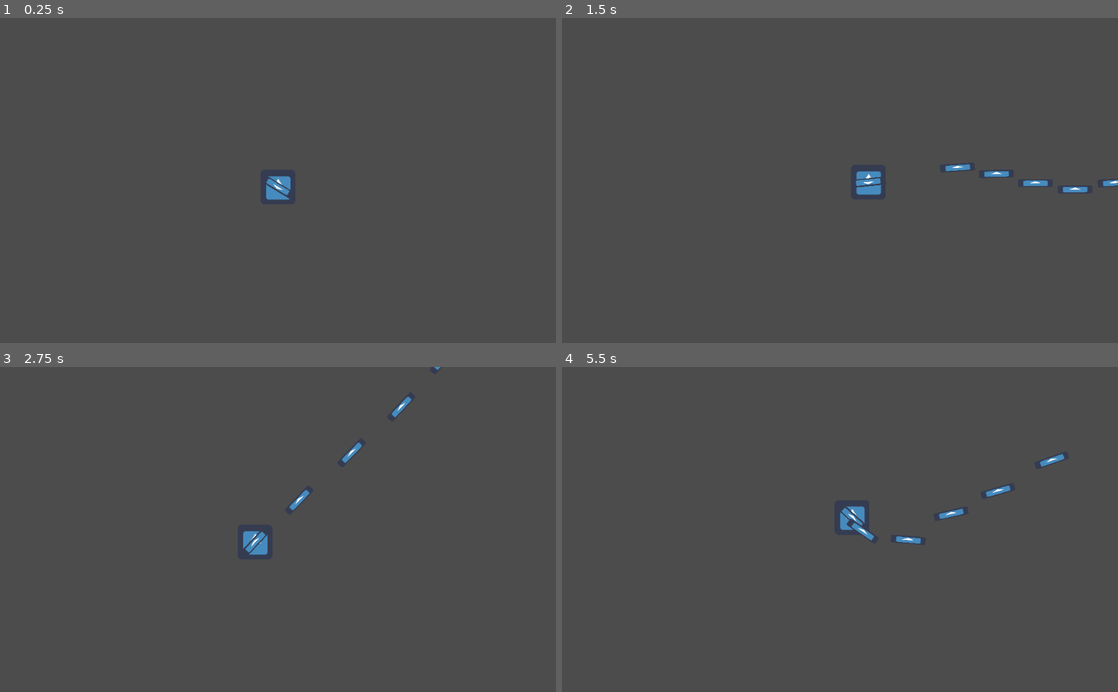
Above: before the commit, frames 1-4 (two rows, left to right).
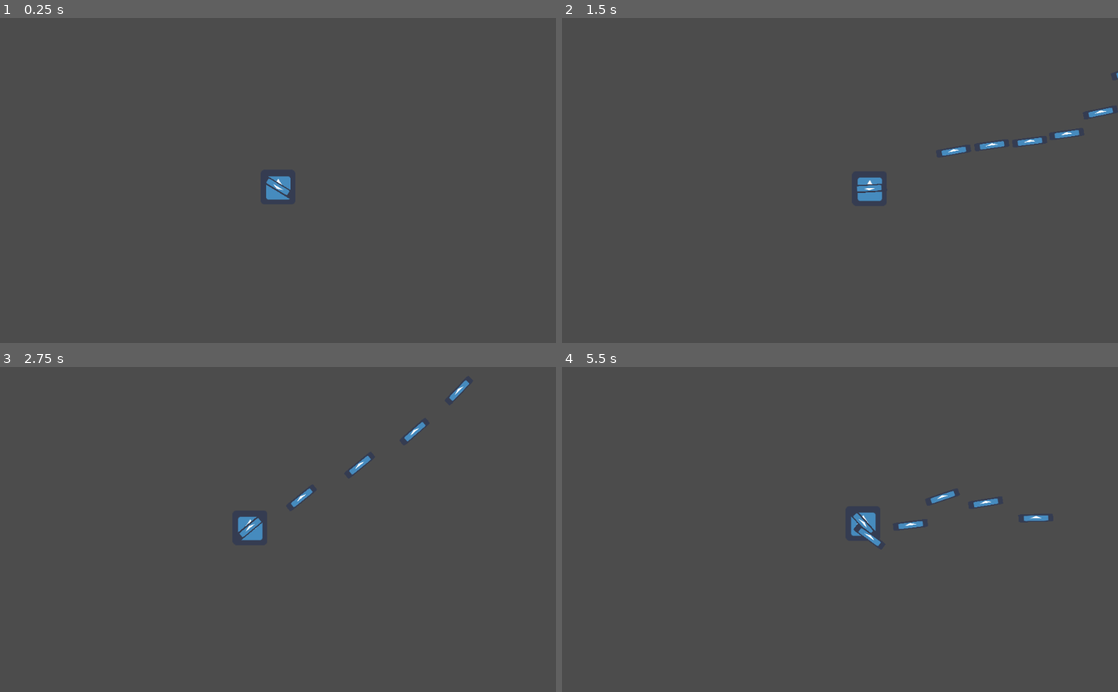
Above: after the commit, the same moments.

Repository: KawanWeege/patogonia_project
Game: Godot game, scene res://cena_principal.tscn
Two runs of this game, one before a commit and one after it. Both use one fixed random seed, a clock stepped at 60 frames per second and the inputs below. The project has no main scene, so this scene is started directly. The engine's default icon, where the game draws it, is replaced by a stand-in: a white triangle on a blue panel in a dark square.
Inputs (mouse positions are in pixels of both pictures, inside the frame that each line leads up to):
- Up to frame 1 (0.25 s): no input
- Up to frame 2 (1.5 s): move the mouse to (962, 164) at 0.52 s; press the mouse at (962, 164) at 0.53 s; hold D (andar_para_direita) from 0.53 s (still down); tap Space (pular) at 0.77, 0.8, 1.07, 1.35 s; move the mouse to (728, 196) at 1.27 s; release the mouse at (728, 196) at 1.28 s
- Up to frame 3 (2.75 s): tap Space (pular) at 1.52, 1.82, 2.3 s; click (166, 545) at 1.55 s; move the mouse to (333, 458) at 2.02 s; release D (andar_para_direita) at 2.03 s; press the mouse at (333, 458) at 2.03 s; hold A (andar_para_esquerda) from 2.03 s (still down)
- Up to frame 4 (5.5 s): move the mouse to (812, 594) at 2.77 s; release A (andar_para_esquerda) at 2.78 s; release the mouse at (812, 594) at 2.78 s; hold D (andar_para_direita) 2.78-4.28 s; click (812, 594) at 2.85 s; tap Space (pular) at 3.02, 3.32, 4.52, 4.82, 5.3 s; move the mouse to (1006, 578) at 3.52 s; hold Space (pular) 3.53-4.28 s; move the mouse to (673, 480) at 4.27 s; hold A (andar_para_esquerda) 4.28-5.03 s; click (673, 480) at 4.35 s; move the mouse to (867, 529) at 5.02 s; press the mouse at (867, 529) at 5.03 s; hold D (andar_para_direita) from 5.03 s (still down)

The runs differ from the first frame. In frame 1, less than 0.1% of the frame differs, in the area x 47-52%, y 51-54%; in frame 2, 1.0%; in frame 3, 0.9%; in frame 4, 1.1%, in the area x 50-91%, y 26-56%.

Commit message:
Refatorado jogador e arma

Diff:
--- a/cena_principal.tscn
+++ b/cena_principal.tscn
@@ -11,7 +11,6 @@
 format = 1
 
 [node name="Player" parent="." instance=ExtResource( 1 )]
-position = Vector2( 233.241, 88.8537 )
 
 [node name="StaticBody2D" type="StaticBody2D" parent="."]
 
--- /dev/null
+++ b/personagens/personagem.gd
@@ -0,0 +1,40 @@
+extends KinematicBody2D
+class_name Personagem
+
+export(float) var gravidade: float
+export(float) var velocidade_maxima: float
+export(float) var aceleracao: float
+export(float) var forca_pulo: float
+
+var _velocidade: Vector2
+var direcao: Vector2
+
+
+func _physics_process(delta: float):
+	processar_movimento(delta)
+
+
+func pular() -> void:
+	if is_on_floor():
+		_velocidade.y -= forca_pulo
+
+
+func processar_movimento(delta: float) -> void:
+	# Pegar a velocidade, e descartar o y.
+	# Vamos primeiro calcular a velocidade horizontal e dps adicionar gravidade
+	var lvdir = _velocidade
+	lvdir.y = 0
+
+	var velocidade_alvo = direcao.normalized() * velocidade_maxima
+	var accel = -aceleracao
+
+	if(lvdir.dot(_velocidade) > 0):
+		accel = aceleracao
+
+	lvdir = lvdir.linear_interpolate (velocidade_alvo, accel * delta)
+
+	# Aplicar velocidade
+	_velocidade.x = lvdir.x
+	_velocidade.y += gravidade
+
+	_velocidade = move_and_slide(_velocidade, Vector2(0, -1))
--- a/personagens/player.tscn
+++ b/personagens/player.tscn
@@ -9,11 +9,12 @@
 
 [node name="Player" type="KinematicBody2D"]
 script = ExtResource( 2 )
+gravidade = 9.6
+velocidade_maxima = 300.0
+aceleracao = 20.0
+forca_pulo = 200.0
 arma = ExtResource( 3 )
-velocidade_maxima = 300.0
-aceleracao = 5.0
-gravidade = 9.6
-forca_de_pulo = 300.0
+automatico = true
 
 [node name="CollisionShape2D" type="CollisionShape2D" parent="."]
 shape = SubResource( 1 )
--- a/project.godot
+++ b/project.godot
@@ -9,12 +9,18 @@
 config_version=4
 
 _global_script_classes=[ {
+"base": "KinematicBody2D",
+"class": "Personagem",
+"language": "GDScript",
+"path": "res://personagens/personagem.gd"
+}, {
 "base": "Area2D",
 "class": "Tiro",
 "language": "GDScript",
 "path": "res://scripts/tiro.gd"
 } ]
 _global_script_class_icons={
+"Personagem": "",
 "Tiro": ""
 }
 
--- a/scripts/arma.gd
+++ b/scripts/arma.gd
@@ -1,18 +1,10 @@
 extends Node2D
 
 export(PackedScene) var tiro_cena: PackedScene
-export(bool) var automatico: bool
 
 onready var posicao_tiro: Position2D = $ShootPos
 onready var timer_tiro: Timer = $ShotDelay
 onready var conteiner_tiro: Node = $Tiros
-
-
-func _physics_process(_delta: float):
-	look_at(get_global_mouse_position())
-
-	if automatico && Input.is_action_pressed("atirar") || !automatico && Input.is_action_just_pressed("atirar"):
-		atirar()
 
 
 func atirar() -> void:
--- a/scripts/jogador.gd
+++ b/scripts/jogador.gd
@@ -1,12 +1,7 @@
-extends KinematicBody2D
+extends Personagem
 
 export(PackedScene) var arma: PackedScene
-export(float) var velocidade_maxima: float
-export(float) var aceleracao: float
-export(float) var gravidade: float
-export(float) var forca_de_pulo: float
-
-var _velocidade: Vector2
+export(bool) var automatico: bool
 
 func _ready():
 	$GunPos.add_child(arma.instance())
@@ -14,31 +9,18 @@
 
 func _physics_process(delta: float) -> void:
 	# Pegar os inputs do jogador
-	var direcao: Vector2 = Vector2.ZERO
+	direcao = Vector2.ZERO
 
 	if Input.is_action_pressed("andar_para_direita"):
 		direcao.x += 1
 	if Input.is_action_pressed("andar_para_esquerda"):
 		direcao.x -= 1
 
-	if Input.is_action_pressed("pular") && is_on_floor():
-		_velocidade.y -= forca_de_pulo
+	if Input.is_action_pressed("pular"):
+		pular()
 
-	# Pegar a velocidade, e descartar o y.
-	# Vamos primeiro calcular a velocidade horizontal e dps adicionar gravidade
-	var lvdir = _velocidade
-	lvdir.y = 0
 
-	var velocidade_alvo = direcao.normalized() * velocidade_maxima
-	var accel = -aceleracao
+	$GunPos.get_child(0).look_at(get_global_mouse_position())
 
-	if(lvdir.dot(_velocidade) > 0):
-		accel = aceleracao
-
-	lvdir = lvdir.linear_interpolate (velocidade_alvo, accel * delta)
-
-	# Aplicar velocidade
-	_velocidade.x = lvdir.x
-	_velocidade.y += gravidade
-
-	_velocidade = move_and_slide(_velocidade, Vector2(0, -1))
+	if Input.is_action_pressed("atirar") and automatico or Input.is_action_just_pressed("atirar") and not automatico:
+		$GunPos.get_child(0).atirar()
